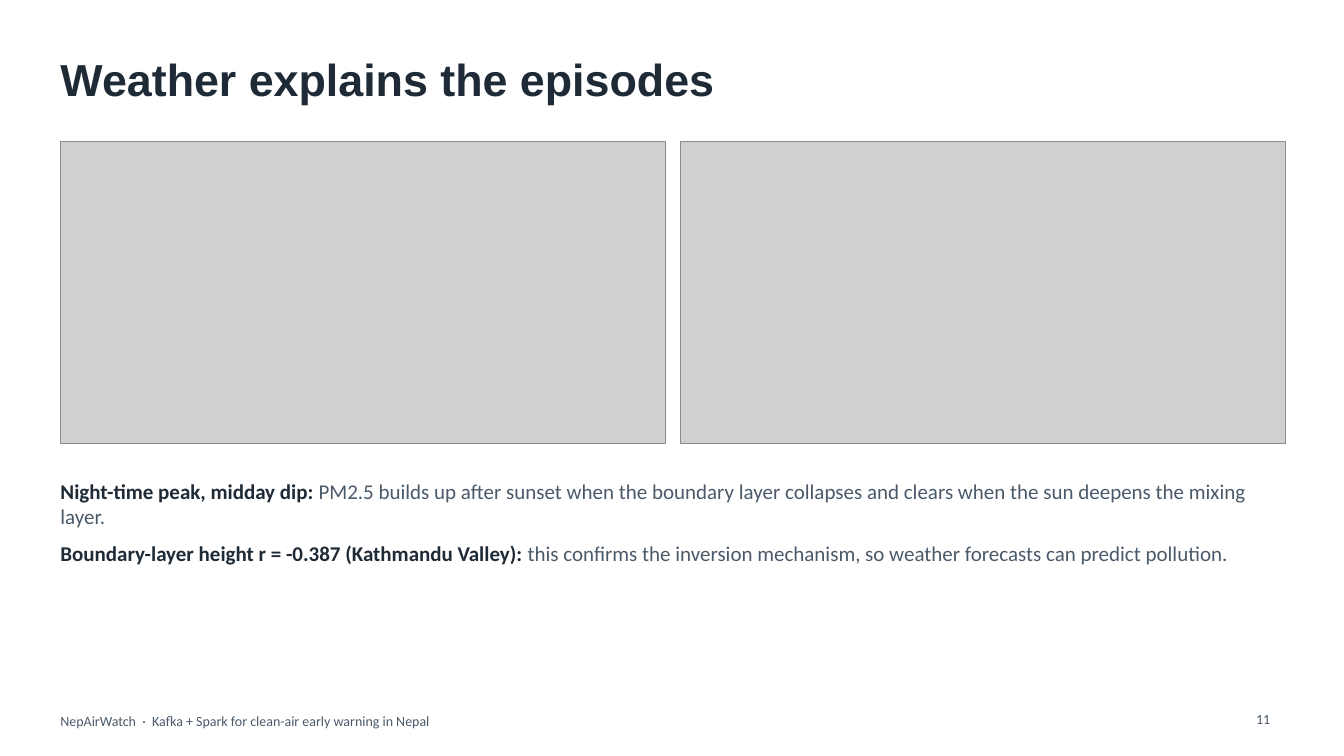
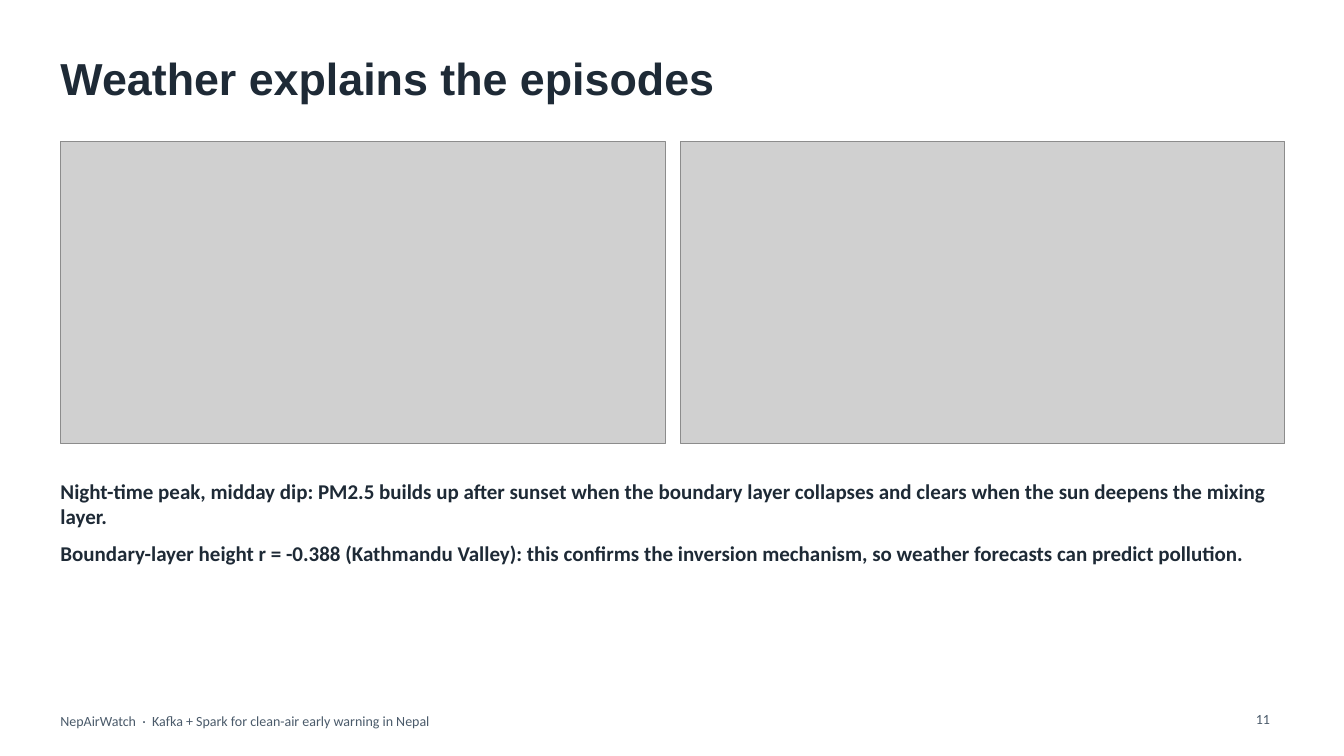
Before and after one commit to St-Luciferr/NepAirWatch, a slide deck: slide 11 of docs/NepAirWatch_Presentation.pptx. Drawn at 1344x756 pixels with LibreOffice and Linux fonts; fonts in the diff are those of the drawing; grey boxes stand for pictures. Boxes give left, top, right and bottom in pixels: in the first picture for what was removed or moved away, otherwise in the second. Text is boxed around its words. In the diff, an @@ line names an element or a change of style, - is before the commit and + after.

```diff
--- a/docs/NepAirWatch_Presentation.pptx
+++ b/docs/NepAirWatch_Presentation.pptx
@@ text at bbox=[60, 484, 1265, 528]: text colour #4A5A6A to #1E2A36, bold on in "PM2.5 builds up after sunset when the ..." @@
@@ text at bbox=[60, 545, 1242, 565]: text changed; text colour #4A5A6A to #1E2A36; bold on @@
-Boundary-layer height r = -0.387 (Kathmandu Valley): this confirms the inversion mechanism, so weather forecasts can predict pollution.
+Boundary-layer height r = -0.388 (Kathmandu Valley): this confirms the inversion mechanism, so weather forecasts can predict pollution.
```
Also in this commit, not shown: 9 other slides changed, 3 slides added, 3 slides removed, 14 other files.
